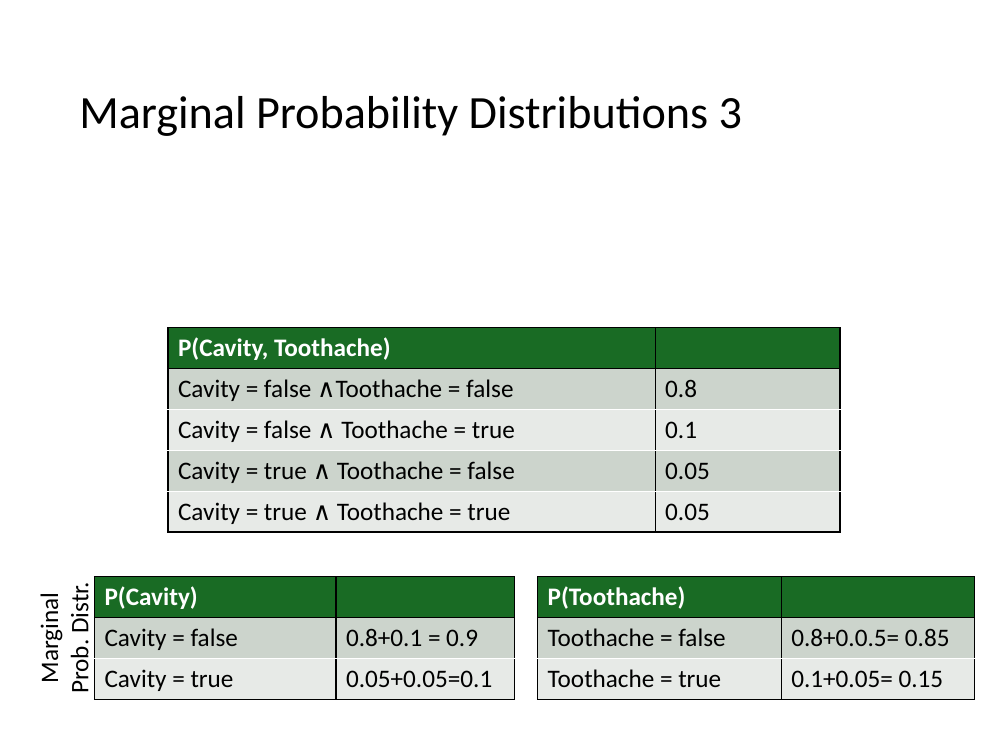
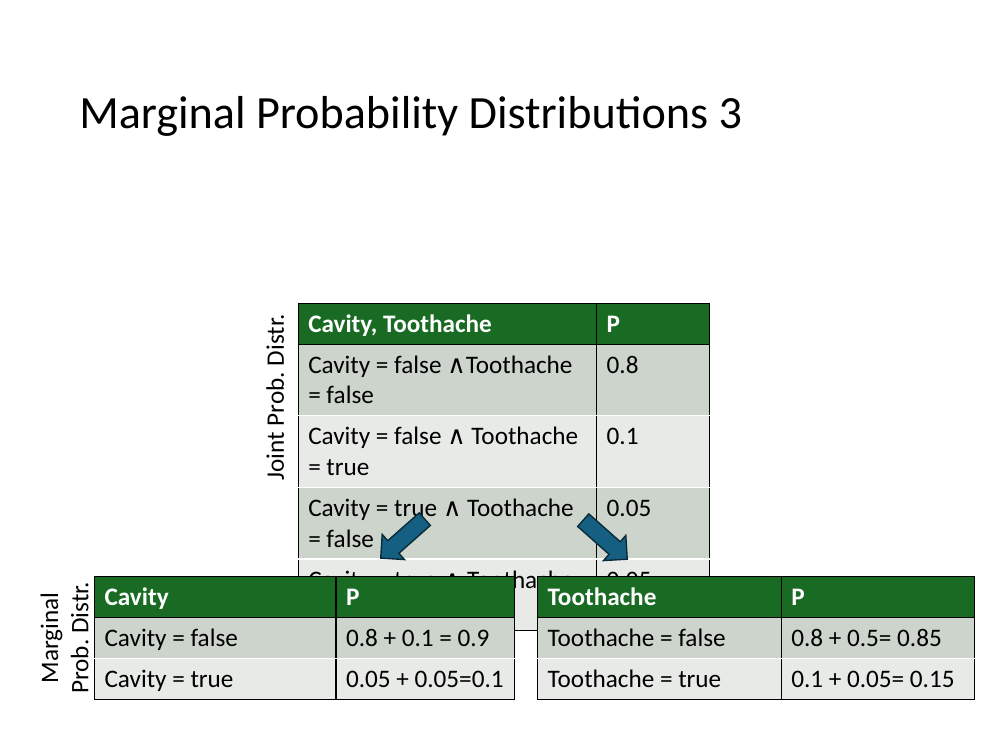
Before and after one commit to mhahsler/CS7320-AI, a slide deck: slide 45 of slides/12_uncertainty.pptx (slide 39 before the commit). Drawn at 1008x756 pixels with LibreOffice and Linux fonts; fonts in the diff are those of the drawing; grey boxes stand for pictures. Boxes give left, top, right and bottom in pixels: in the first picture for what was removed or moved away, otherwise in the second. Text is boxed around its words. In the diff, an @@ line names an element or a change of style, - is before the commit and + after.

```diff
--- a/slides/12_uncertainty.pptx
+++ b/slides/12_uncertainty.pptx
@@ text added at <box>260,319,291,479</box>, 18 pt, text #000000 @@
+Joint Prob. Distr.
@@ table at <box>298,303,710,629</box> @@
-row 1, column 1: P(Cavity, Toothache)
+row 1, column 1: Cavity, Toothache
-row 1, column 2: 
+row 1, column 2: P
@@ table: place and size @@
-table at <box>168,328,840,532</box>
+table at <box>298,303,710,629</box>
@@ right arrow added at <box>369,507,435,571</box>, fill #156082, outline #092A39 1 pt @@
@@ right arrow added at <box>572,508,638,572</box>, fill #156082, outline #092A39 1 pt @@
@@ table at <box>95,577,515,700</box> @@
-row 1, column 1: P(Cavity)
+row 1, column 1: Cavity
-row 1, column 2: 
+row 1, column 2: P
-row 2, column 2: 0.8+0.1 = 0.9
+row 2, column 2: 0.8 + 0.1 = 0.9
-row 3, column 2: 0.05+0.05=0.1
+row 3, column 2: 0.05 + 0.05=0.1
@@ table at <box>537,577,975,700</box> @@
-row 1, column 1: P(Toothache)
+row 1, column 1: Toothache
-row 1, column 2: 
+row 1, column 2: P
-row 2, column 2: 0.8+0.0.5= 0.85
+row 2, column 2: 0.8 + 0.5= 0.85
-row 3, column 2: 0.1+0.05= 0.15
+row 3, column 2: 0.1 + 0.05= 0.15
```
Also in this commit, not shown: 35 other slides changed, 10 slides added, 2 slides removed, 22 other files.
